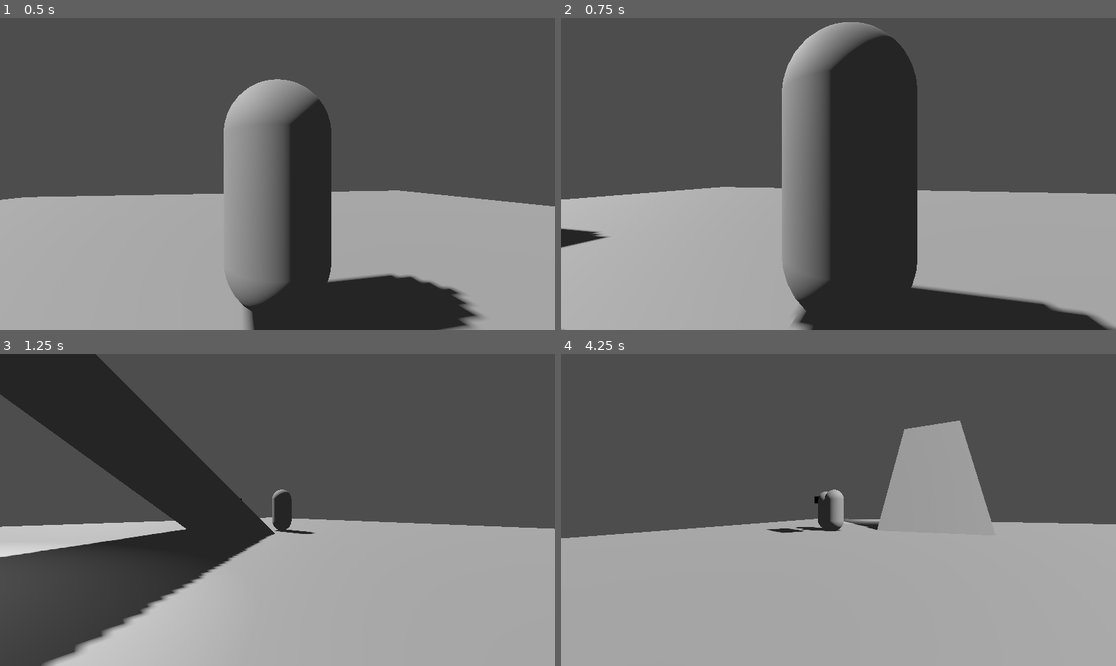
Above: before the commit, frames 1-4 (two rows, left to right).
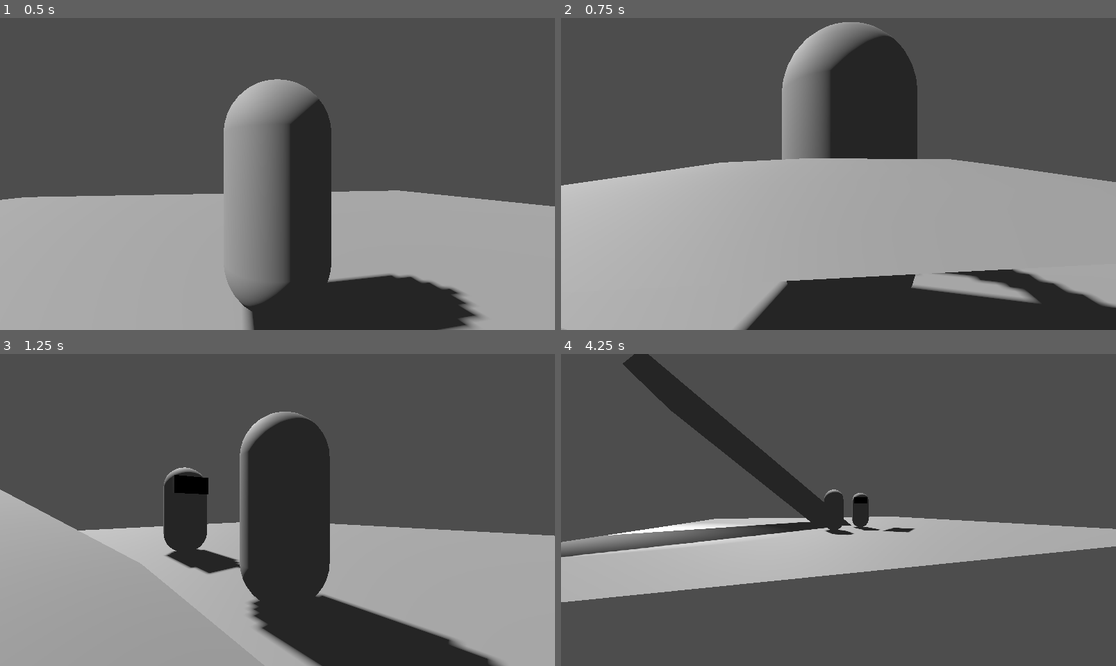
Above: after the commit, the same moments.

Repository: geekazodium/test-3d-project
Game: Godot game, scene res://world/test_scene.tscn
Same seed, same stepped clock (60 frames per second), same inputs: the game is played once before the commit and once after it.
Inputs:
- Up to frame 1 (0.5 s): no input
- Up to frame 2 (0.75 s): hold D (move_right) from 0.53 s (still down); tap Space (block) at 0.6 s
- Up to frame 3 (1.25 s): keep holding D (move_right)
- Up to frame 4 (4.25 s): release D (move_right) at 1.28 s; hold S (move_backward) 1.28-2.03 s; tap Ctrl (sprint) at 1.35, 2.85 s; hold D (move_right) 2.03-2.78 s; tap Space (block) at 2.1, 3.6 s; hold W (move_forward) 2.78-3.53 s; hold A (move_left) from 3.53 s (still down)

Frame 1 is identical in both runs. In frame 2, 18% of the frame differs, in the area x 0-100%, y 44-100%; in frame 3, 42%; in frame 4, 42%, in the area x 0-100%, y 0-100%.

Commit message:
tweak: parry windows

Diff:
--- a/player/player_character_body.tscn
+++ b/player/player_character_body.tscn
@@ -75,10 +75,10 @@
 
 [node name="BlockCdTimer" type="Timer" parent="."]
 process_callback = 0
-wait_time = 0.3
+wait_time = 0.5
 one_shot = true
 
 [node name="BlockActiveTimer" type="Timer" parent="."]
 process_callback = 0
-wait_time = 0.1
+wait_time = 0.15
 one_shot = true
